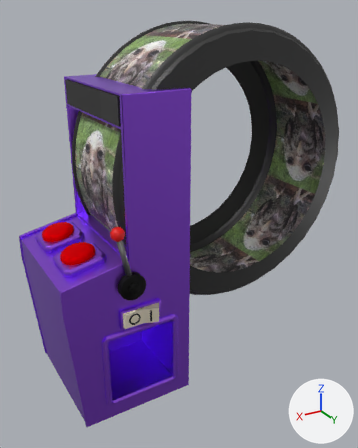
The glTF model tuasguessr/Assets/3D/SlopMachine.glb as it was, and as the next commit left it.
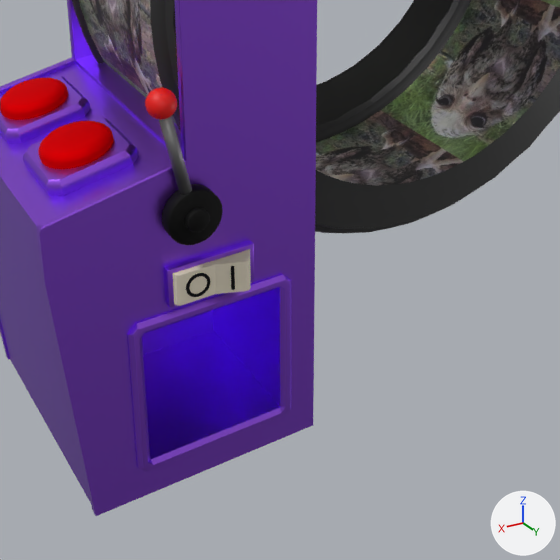
Each version appears first whole from a 50 mm camera at (2.59, 6.72, 3.82) aimed at (-1.38, 0.11, 0.52), and next in a close-up on the part from 12% to 85% of the width and 41% to 100% of the height. The axes (+X, +Y, +Z) are drawn at lower right. The lights are the same throughout. The last two pictures show the newer version. Where no turn or scale is listed for an object, it has been applied to the vertices.

In view in the first close-up: 'Button_Left', 'Button_Right', 'Lever', 'Machine', 'Switch', 'Wheel.000', 'Wheel.001', 'Wheel.002', 'Wheel.003' and 1 more.
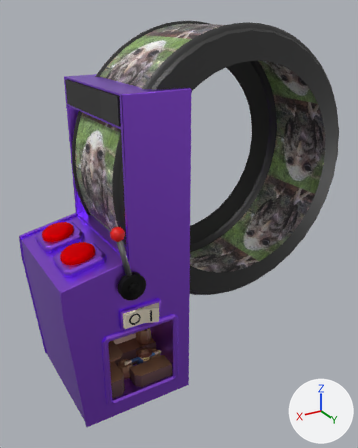
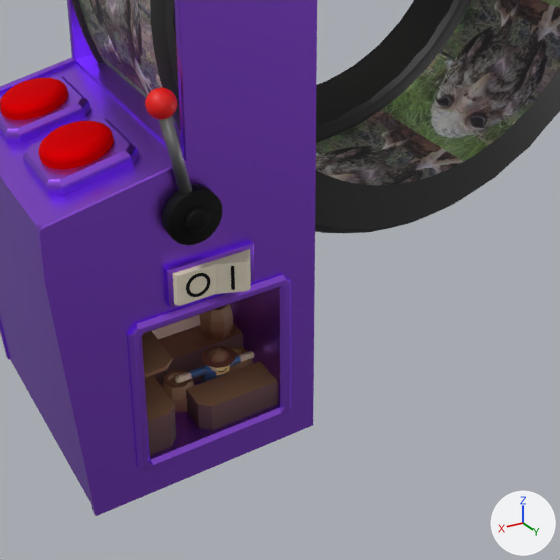
Commit message: Little shop man is now happy

Pixel boxes [x1, y1, x2, y2] of what changed, in the close-ups (560 x 560 px):
'Shop', added
    after: [142, 304, 278, 456]
'Seller man guy', added (brown)
    after: [175, 345, 254, 383]
    faces in mat_base_001 (picture img_shop_palette): [175, 345, 254, 383]

The edits, one by one:
Picture 'face_normal' (img_face_normal) is new.
Picture 'shop_palette' (img_shop_palette) is new.
Material 'Face' (mat_face) is new.
Its texture is img_face_normal (with its transparency).
Its roughness is 1.0.
Material 'Base.001' (mat_base_001) is new.
Its texture is img_shop_palette.
Mesh me_icosphere is new.
It has 205 vertices, 366 faces and spans x -0.661..-0.008, y -0.26..0.042, z -0.381..0.045.
Faces by material slot: [358, 8].
It uses material mat_base_001 (picture img_shop_palette).
It uses material mat_face (picture img_face_normal).
Mesh me_cube_001 is new.
It has 242 vertices, 450 faces and spans x -0.692..0.462, y -0.695..0.139, z -0.513..0.676.
It uses material mat_base_001 (picture img_shop_palette).
Object 'Seller man guy' (ob_seller_man_guy) is new; it shows me_icosphere.
Its location is (0.02, 0.9, -1.24).
Object 'Shop' (ob_shop) is new; it shows me_cube_001.
Its location is (-0.05, 0.9, -1.24).
